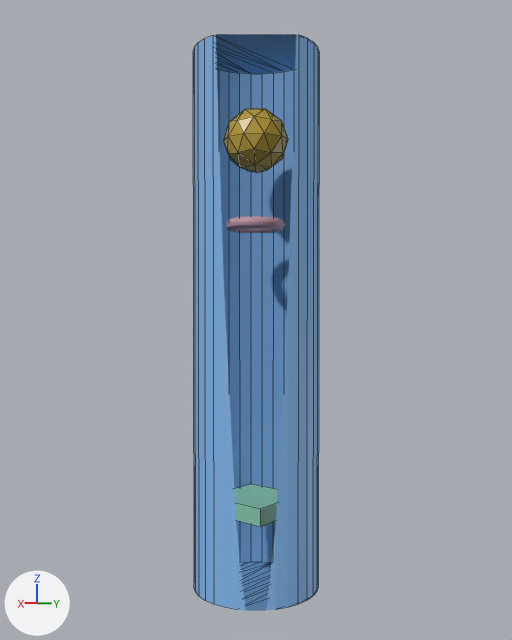
Renders of the Blender file resources/blender/marble.blend from each side of a commit.
Rendered twice from a 50 mm lens placed at (4.274, 3.542, 1.564), pointed at (0.0, 0.0, 1.444). The axes (+X, +Y, +Z) are drawn at lower left. The lights are the same throughout. Mesh edges are drawn as thin lines on the coarser meshes. Everything nearer to the camera than a plane just in front of the edit is cut away.

The older version as bpy lines, for what is in view:
```python
me_cube_006 = bpy.data.meshes.new('Cube.006')
me_cube_006.from_pydata(...)  # a box spanning x -1.0..1.0, y -1.0..1.0, z -1.0..1.0
me_cube_006.materials.append(mat_goal)  # green #a6e7c4
me_icosphere_001 = bpy.data.meshes.new('Icosphere.001')
me_icosphere_001.from_pydata(...)  # an icosphere of 80 faces spanning x -0.95..0.95, y -1.0..1.0, z -1.0..1.0
me_icosphere_001.materials.append(mat_character)  # yellow #e7c24d
me_torus = bpy.data.meshes.new('Torus')
me_torus.from_pydata(...)  # a torus around z (ring radius 1.0, tube radius 0.25) spanning x -1.25..1.25, y -1.25..1.25, z -0.25..0.25
me_torus.materials.append(mat_dynamic)  # pink #e7b4c1
ob_goal_001 = bpy.data.objects.new('Goal.001', me_cube_006)
ob_goal_001.location = (0.0, 0.0, 0.0)
ob_goal_001.scale = (0.262, 0.262, 0.0665)
ob_icosphere_001 = bpy.data.objects.new('Icosphere.001', me_icosphere_001)
ob_icosphere_001.location = (0.0, 0.0, 2.838)
ob_icosphere_001.scale = (0.25, 0.25, 0.25)
ob_torus = bpy.data.objects.new('Torus', me_torus)
ob_torus.location = (0.006, 0.0, 2.183)
ob_torus.scale = (0.184, 0.184, 0.184)
# also in view: 'Cylinder' at (0.0, 0.0, 1.436)
```
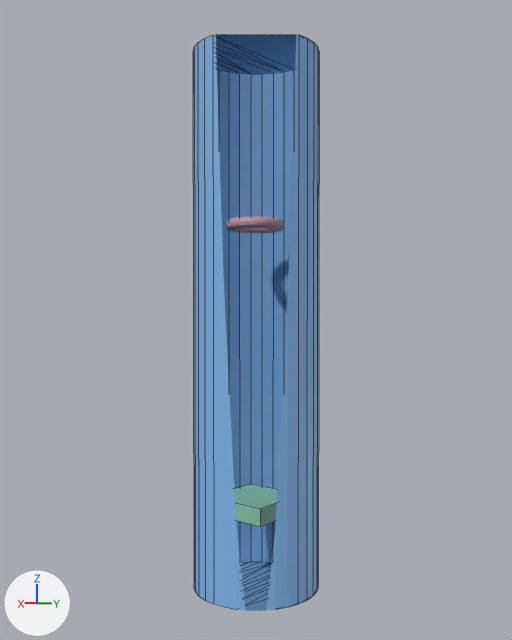
Location of each change, [x1, y1, x2, y2] in pixels of the pictures (512 x 640 px):
'Icosphere.001', deleted (yellow)
    before: [224, 108, 288, 173]

Edits to the bpy script that builds the scene:
```text
Remove ob_icosphere_001:
    ob_icosphere_001 = bpy.data.objects.new('Icosphere.001', me_icosphere_001)
    ob_icosphere_001.location = (0.0, 0.0, 2.838)
    ob_icosphere_001.scale = (0.25, 0.25, 0.25)
```
